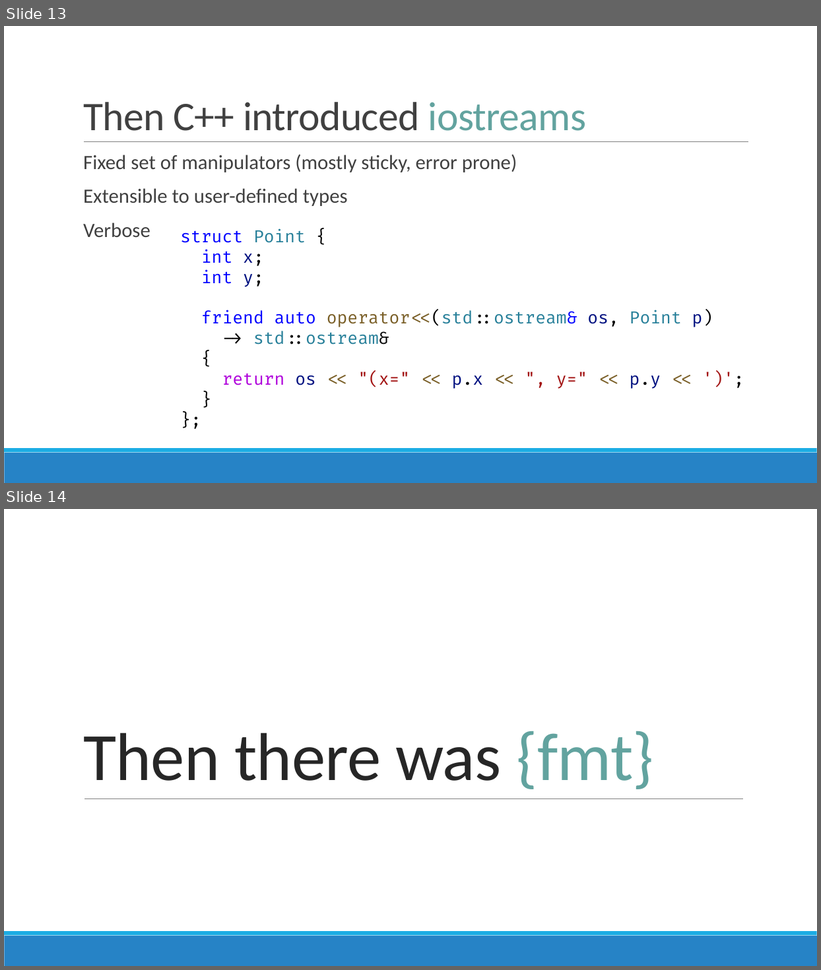
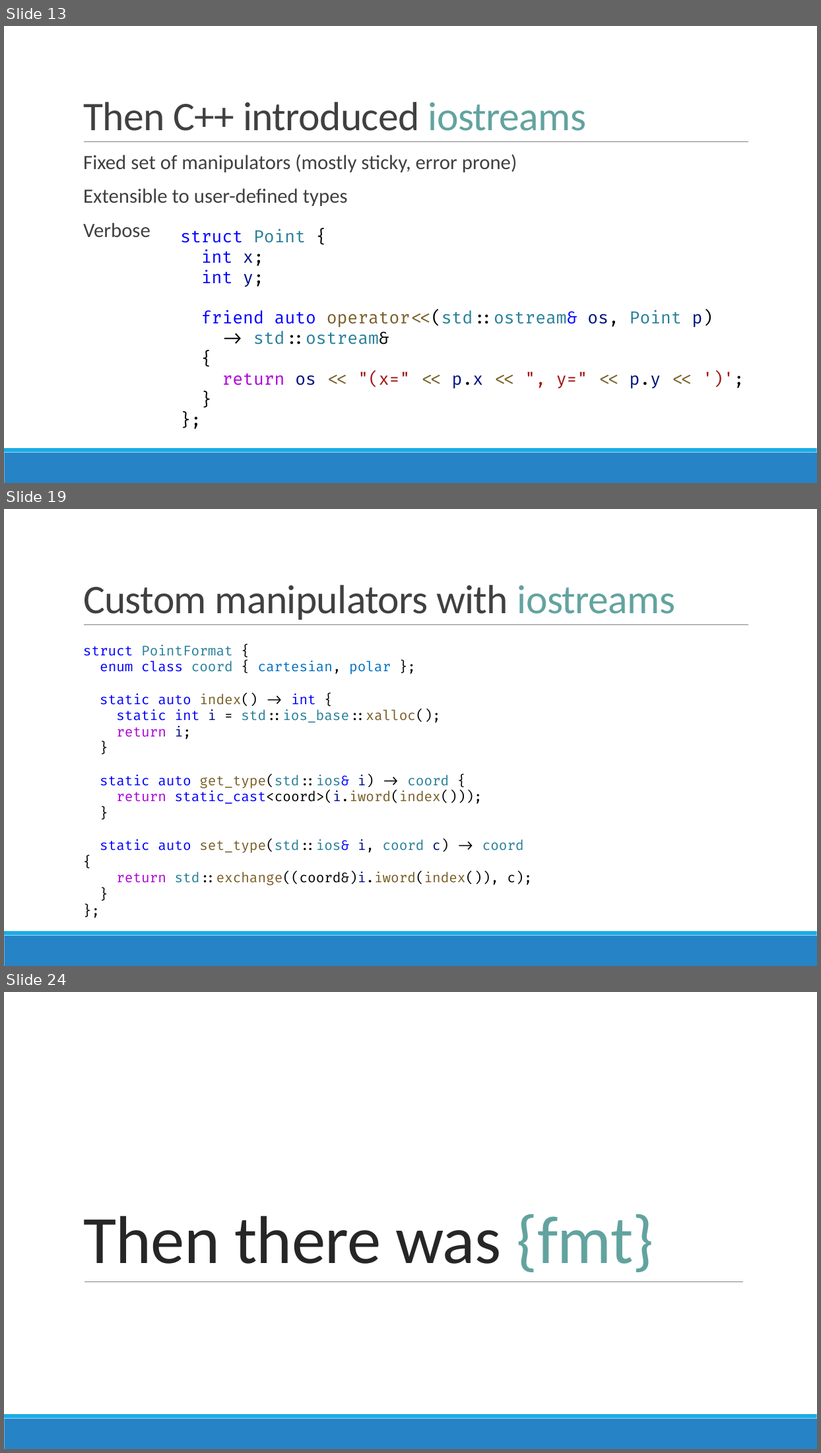
Before and after one commit to brevzin/cpp_proposals, a slide deck: talks/202209_cppcon/The Surprising Complexity of Formatting Ranges.pptx. Shown one above the other, each under a label of ours: slides 13 and 14 before the commit, slides 13, 19 and 24 after it; the slides between them are not shown. The pictures are 821x970 and 821x1453 pixels, drawn with LibreOffice and Linux fonts; fonts in the diff are those of the drawing. Boxes give left, top, right and bottom in pixels: in the first picture for what was removed or moved away, otherwise in the second. Text is boxed around its words. In the diff, an @@ line names an element or a change of style, - is before the commit and + after.

```diff
--- a/talks/202209_cppcon/The Surprising Complexity of Formatting Ranges.pptx
+++ b/talks/202209_cppcon/The Surprising Complexity of Formatting Ranges.pptx
@@ slide 19 added at (x1=4, y1=509, x2=817, y2=966), background #FFFFFF; not listed: 3 template elements that a slide beside it also shows @@
@@ title added at (x1=83, y1=585, x2=676, y2=620), 48 pt, text #404040 @@
+Custom manipulators with iostreams
@@ text added at (x1=83, y1=644, x2=533, y2=886), 16 pt, text #000000 @@
+struct PointFormat {
+enum class coord { cartesian, polar };
+static auto index() -> int {
+static int i = std::ios_base::xalloc();
+return i;
+}
+static auto get_type(std::ios& i) -> coord {
+return static_cast<coord>(i.iword(index()));
+}
+static auto set_type(std::ios& i, coord c) -> coord {
+return std::exchange((coord&)i.iword(index()), c);
+}
+};
@@ what was slide 14 is now slide 24 @@
```
Also in this commit, not shown: 3 slides changed, 10 other slides added.
